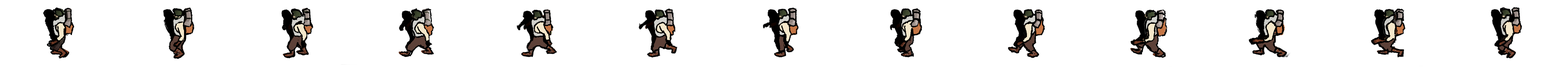
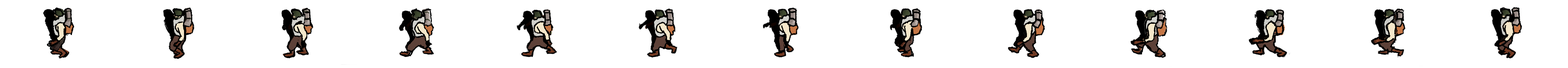
Layers edited between the first and the second 1568×68 image:
painted on "Transformation" over [173,47,1514,58]
painted on "walkLeft.png" over [182,43,1404,58]
